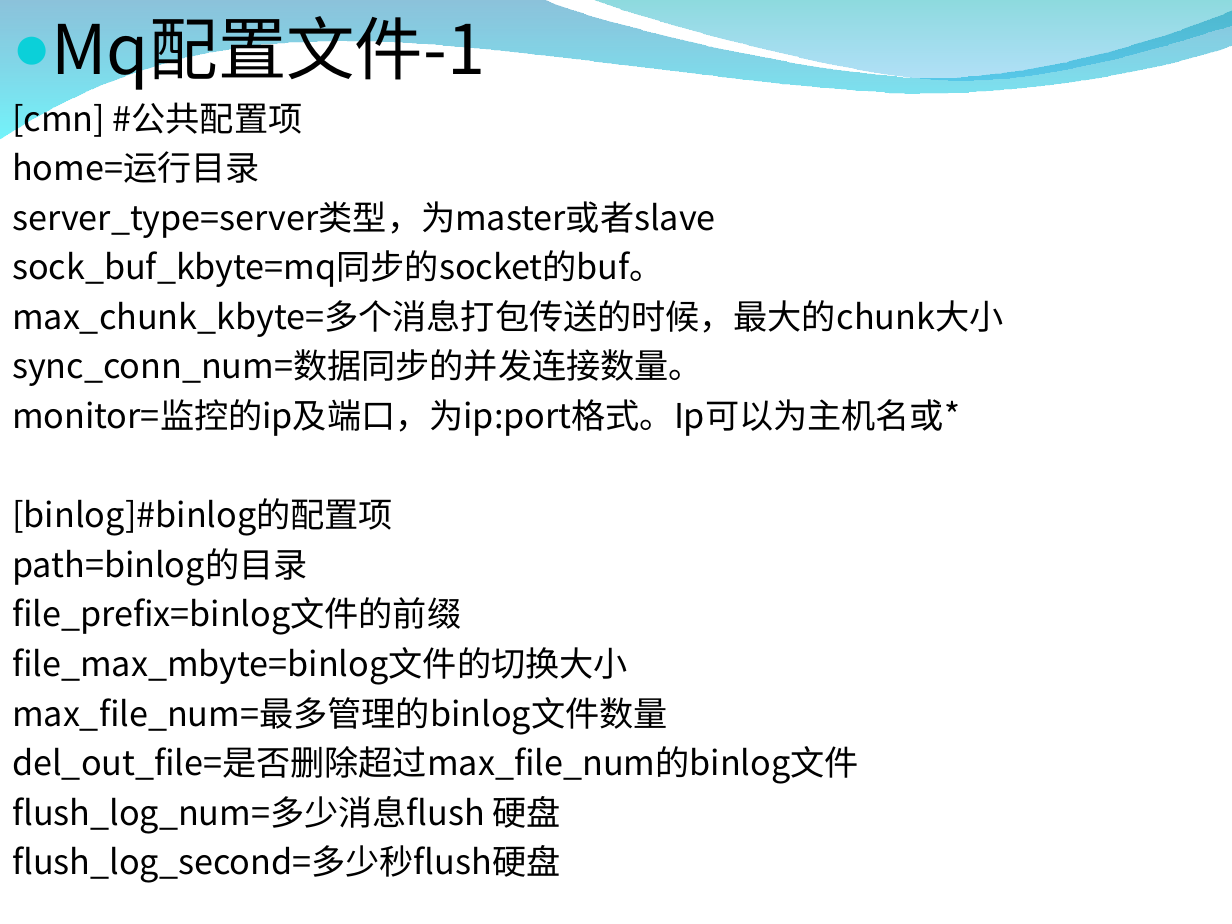
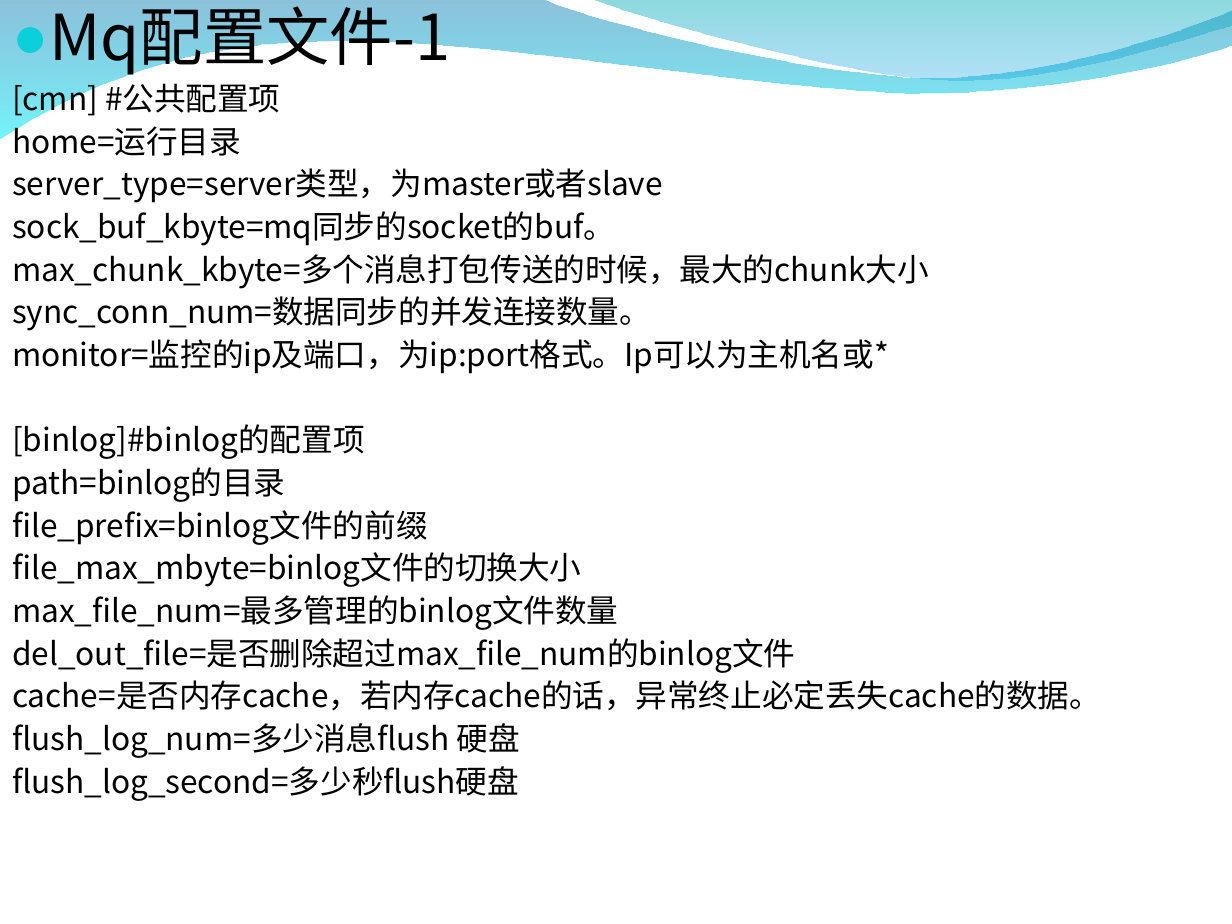
Before and after one commit to zxf1864/cwinux-mq, a slide deck: slide 9 of mq/doc/mq_introduce.ppt. Drawn at 1232x924 pixels with LibreOffice and Linux fonts; fonts in the diff are those of the drawing; background and template pictures are left out. Boxes give left, top, right and bottom in pixels: in the first picture for what was removed or moved away, otherwise in the second. Text is boxed around its words. In the diff, an @@ line names an element or a change of style, - is before the commit and + after.

```diff
--- a/mq/doc/mq_introduce.ppt
+++ b/mq/doc/mq_introduce.ppt
@@ text at box(12, 6, 929, 801): size 32 to 29.6 pt in "Mq配置文件-1"; size 16 to 14.8 pt in "[cmn] #公共配置项", "home=运行目录", "server_type=server类型，为master或者slave", "sock_buf_kbyte=mq同步的socket的buf。" and 11 more places; line spacing 1 to 0.9 @@
@@ text at box(12, 680, 1101, 710): paragraph added @@
+cache=是否内存cache，若内存cache的话，异常终止必定丢失cache的数据。
```
Also in this commit, not shown: 4 other slides changed, 1 slide removed.
